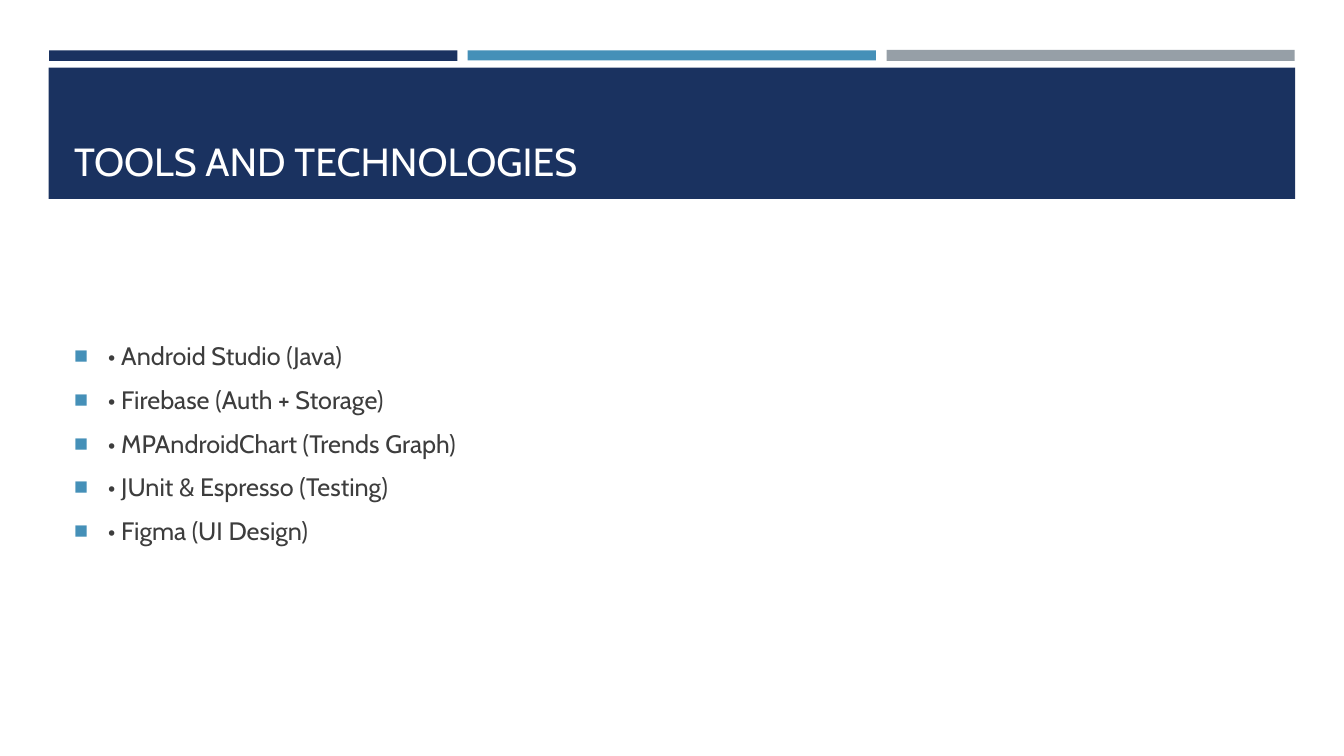
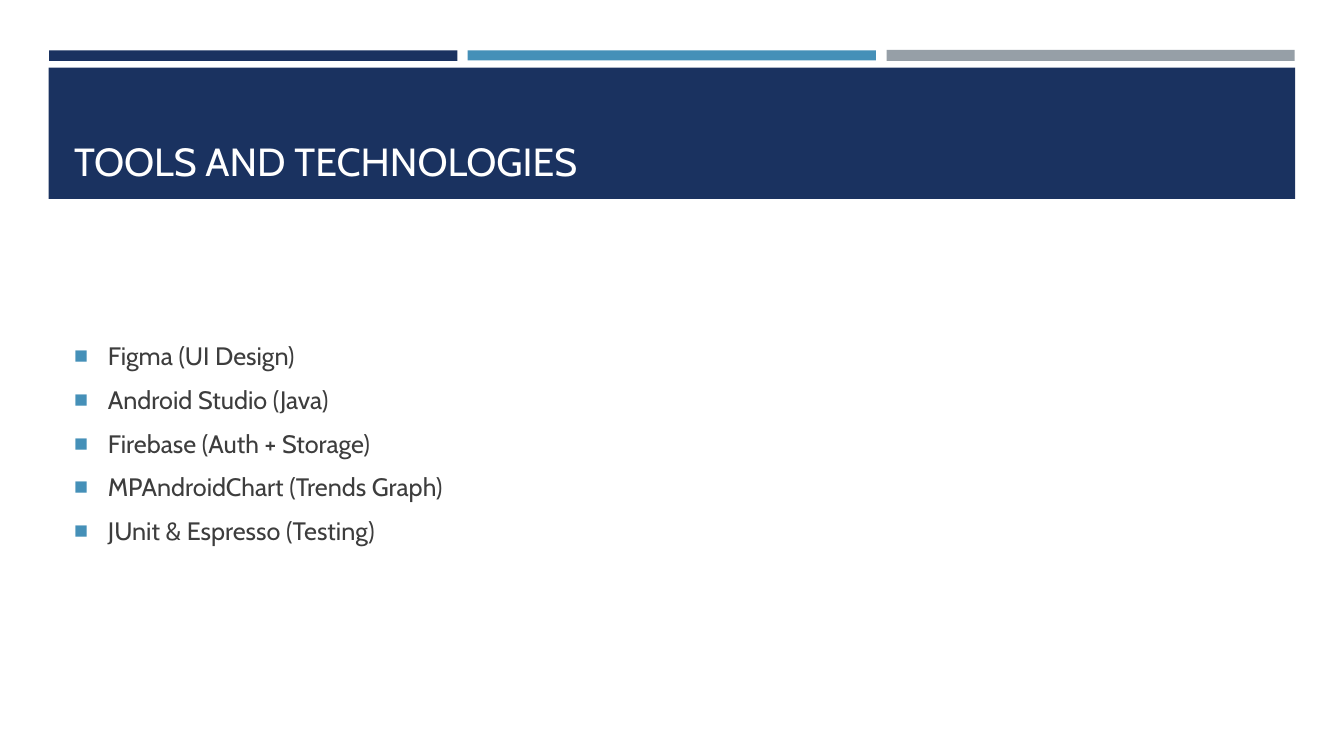
Before and after one commit to killerBunny8/mentalhealth-project, a slide deck: slide 3 of COM6023_Viva.pptx. Drawn at 1344x756 pixels with LibreOffice and Linux fonts; fonts in the diff are those of the drawing. Boxes give left, top, right and bottom in pixels: in the first picture for what was removed or moved away, otherwise in the second. Text is boxed around its words. In the diff, an @@ line names an element or a change of style, - is before the commit and + after.

```diff
--- a/COM6023_Viva.pptx
+++ b/COM6023_Viva.pptx
@@ text at <box>108,346,442,546</box>: text changed @@
-■ • Android Studio (Java)
-■ • Firebase (Auth + Storage)
-■ • MPAndroidChart (Trends Graph)
-■ • JUnit & Espresso (Testing)
-■ • Figma (UI Design)
+■ Figma (UI Design)
+■ Android Studio (Java)
+■ Firebase (Auth + Storage)
+■ MPAndroidChart (Trends Graph)
+■ JUnit & Espresso (Testing)
```
Also in this commit, not shown: 2 other slides changed.
